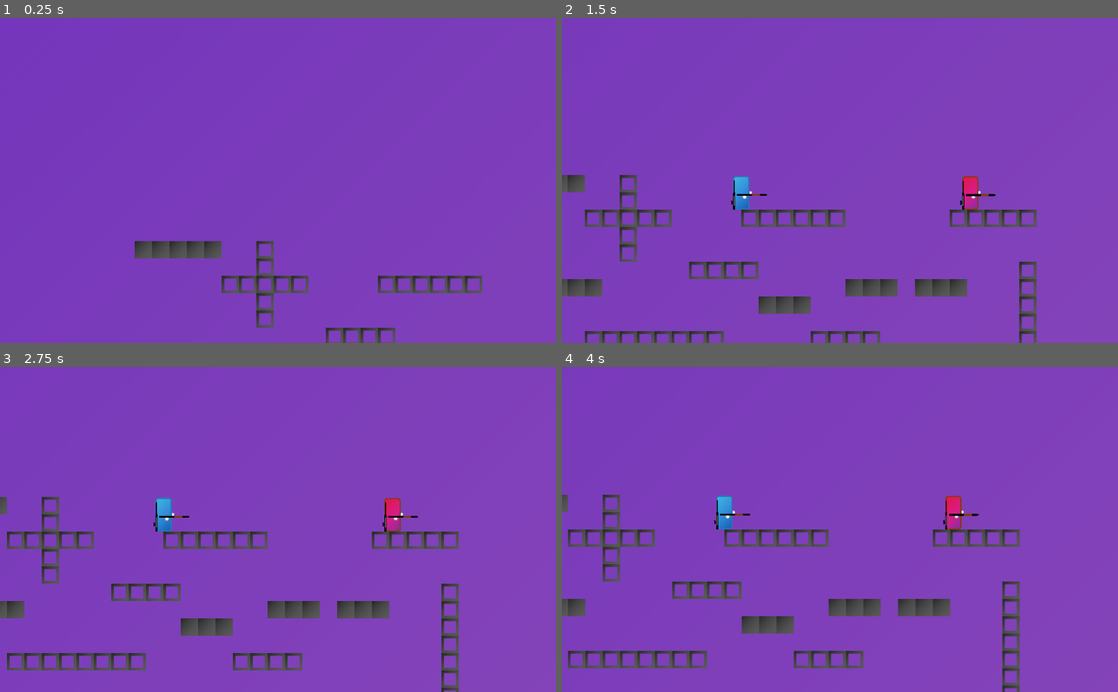
Above: before the commit, frames 1-4 (two rows, left to right).
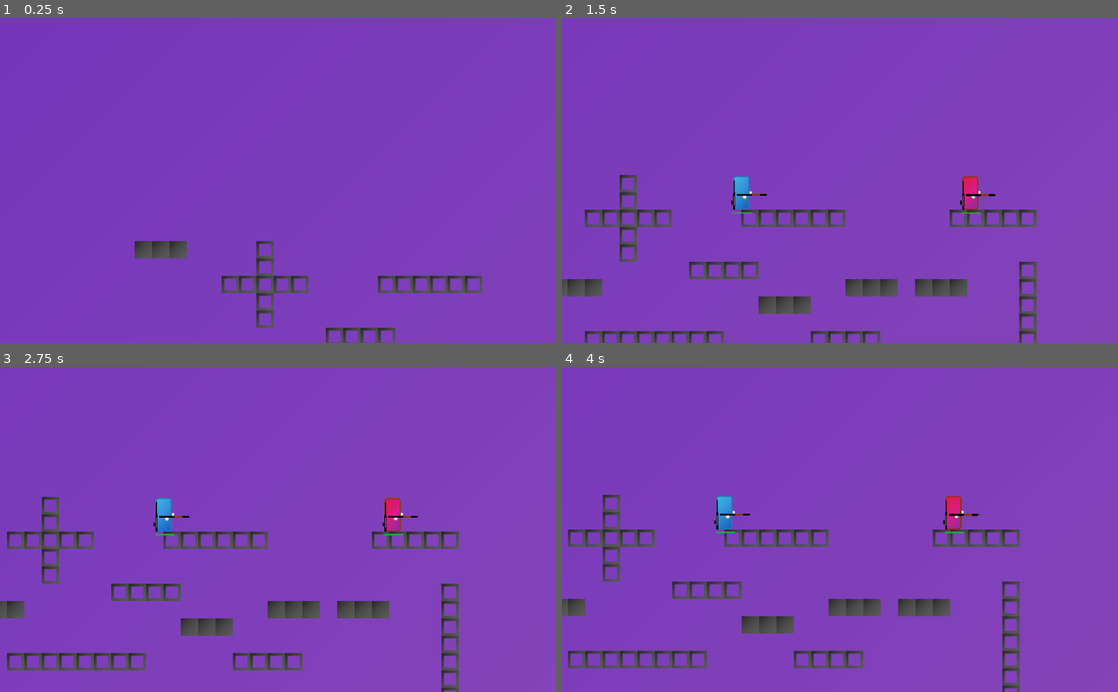
Above: after the commit, the same moments.

Repository: XanMarta/godot-game-battlefield
Game: Godot game, scene res://src/Game/PlayGround.tscn
Two runs of this game, one before a commit and one after it. Both use one fixed random seed, a clock stepped at 60 frames per second and the inputs below.
Inputs:
- Up to frame 1 (0.25 s): no input
- Up to frame 2 (1.5 s): no input
- Up to frame 3 (2.75 s): no input
- Up to frame 4 (4 s): no input

The runs differ from the first frame. In frame 1, 0.3% of the frame differs, in the area x 33-40%, y 68-75%; in frame 2, 0.3%; in frame 3, 0.1%; in frame 4, 0.1%.

Commit message:
Add Player health bar, Player dead animation

Diff:
--- a/src/Actor/Player.gd
+++ b/src/Actor/Player.gd
@@ -6,15 +6,20 @@
 export var max_fall = 900
 export var jump_power = 2
 export var type = "p1"
-export var recoil_force = 4.0
+export var recoil_force = 5.0
+
+export var health = 100 setget set_health
 
 
-onready var player = $Player
 var velocity = Vector2.ZERO
 var jump = jump_power
 var direct = 1.0
 var force = Vector2(0, 0)
 var is_alive = false
+
+onready var player = $Player
+onready var gun_hand = $Player/GunPosition/Gun_hand
+onready var gun_second = $Player/GunPosition/Gun_second
 
 
 func _ready():
@@ -75,49 +80,48 @@
 	if right:
 		$Player/sprite.flip_h = false
 		$Player/GunPosition.rotation = 0
-		$Player/GunPosition/Gun_second.rotation = -PI / 2
+		gun_second.rotation = -PI / 2
 		direct = 1.0
 	else:
 		$Player/sprite.flip_h = true
 		$Player/GunPosition.rotation = PI
-		$Player/GunPosition/Gun_second.rotation = PI / 2
+		gun_second.rotation = PI / 2
 		direct = -1.0
 
-	if $Player/GunPosition/Gun_hand.get_child_count() > 0:
-		$Player/GunPosition/Gun_hand.get_child(0).get_node("sprite").flip_v = true if direct == -1.0 else false
-	if $Player/GunPosition/Gun_second.get_child_count() > 0:
-		$Player/GunPosition/Gun_second.get_child(0).get_node("sprite").flip_v = true if direct == -1.0 else false
+	if gun_hand.get_child_count() > 0:
+		gun_hand.get_child(0).get_node("sprite").flip_v = true if direct == -1.0 else false
+	if gun_second.get_child_count() > 0:
+		gun_second.get_child(0).get_node("sprite").flip_v = true if direct == -1.0 else false
 
 
 func fire():
-	if $Player/GunPosition/Gun_hand.get_child_count() > 0:
-		var gun = $Player/GunPosition/Gun_hand.get_child(0)
+	if gun_hand.get_child_count() > 0:
+		var gun = gun_hand.get_child(0)
 		if gun.fire():
 			var bullet = gun.get_bullet().instance()
 			add_child(bullet)
 			bullet.global_position = gun.get_node("Fire_position").global_position
 			bullet.fire(direct, gun.damage)
-			print("Fire with direct: ", direct)
 			# Recoil
 			force += Vector2(-gun.recoil * direct, 0)
 
 func change():
-	var gun_hand = null
-	var gun_second = null
-	if $Player/GunPosition/Gun_hand.get_child_count() > 0:
-		gun_hand = $Player/GunPosition/Gun_hand.get_child(0)
-		$Player/GunPosition/Gun_hand.remove_child(gun_hand)
-	if $Player/GunPosition/Gun_second.get_child_count() > 0:
-		gun_second = $Player/GunPosition/Gun_second.get_child(0)
-		$Player/GunPosition/Gun_second.remove_child(gun_second)
-	if gun_hand != null:
-		$Player/GunPosition/Gun_second.add_child(gun_hand)
-	if gun_second != null:
-		$Player/GunPosition/Gun_hand.add_child(gun_second)
+	var old_gun_hand = null
+	var old_gun_second = null
+	if gun_hand.get_child_count() > 0:
+		old_gun_hand = gun_hand.get_child(0)
+		gun_hand.remove_child(old_gun_hand)
+	if gun_second.get_child_count() > 0:
+		old_gun_second = gun_second.get_child(0)
+		gun_second.remove_child(old_gun_second)
+	if old_gun_hand != null:
+		gun_second.add_child(old_gun_hand)
+	if old_gun_second != null:
+		gun_hand.add_child(old_gun_second)
 
 func drop():
-	if $Player/GunPosition/Gun_hand.get_child_count() > 0:
-		$Player/GunPosition/Gun_hand.get_child(0).queue_free()
+	if gun_hand.get_child_count() > 0:
+		gun_hand.get_child(0).queue_free()
 
 
 func spawn():
@@ -128,16 +132,34 @@
 	turn(true)
 	force = Vector2.ZERO
 	is_alive = true
+	self.health = 100
+	$AnimationPlayer.play("spawn")
 
 func _on_BulletDetect_body_entered(bullet):
-	bullet.queue_free()
 	$AnimationPlayer.stop(true)
 	$AnimationPlayer.play("hurt")
 	force += Vector2(bullet.damage * bullet.direction, 0)
+	self.health -= bullet.damage / 1000
+	print("health: ", health)
+	bullet.queue_free()
+	if health <= 0.0:
+		die()
+
+
+func die():
+	print("dead")
+	is_alive = false
+	$AnimationPlayer.play("dead")
+	$Player/BulletDetect.set_deferred("monitoring", false)
+	yield($AnimationPlayer, "animation_finished")
+	$Player/BulletDetect.set_deferred("monitoring", true)
+	spawn()
+
+
+func set_health(value):
+	health = value
+	$Player/HealthBar.value = health
 
 
 func _on_DeadzoneDetect_body_entered(body):
-	print("dead")
-	is_alive = false
-	yield(get_tree().create_timer(2.0), "timeout")
-	spawn()
+	die()
--- a/src/Actor/Player.tscn
+++ b/src/Actor/Player.tscn
@@ -1,9 +1,12 @@
-[gd_scene load_steps=9 format=2]
+[gd_scene load_steps=14 format=2]
 
 [ext_resource path="res://src/Actor/Player.gd" type="Script" id=1]
 [ext_resource path="res://src/Item/Gun_sniper.tscn" type="PackedScene" id=2]
 [ext_resource path="res://Assets/smoke_jump.png" type="Texture" id=3]
 [ext_resource path="res://src/Item/Gun.tscn" type="PackedScene" id=4]
+[ext_resource path="res://Assets/health_bar_red.png" type="Texture" id=5]
+[ext_resource path="res://Assets/health_bar_green.png" type="Texture" id=6]
+[ext_resource path="res://Assets/p1.png" type="Texture" id=7]
 
 [sub_resource type="RectangleShape2D" id=1]
 extents = Vector2( 17.1831, 31.0732 )
@@ -11,6 +14,58 @@
 [sub_resource type="Curve2D" id=2]
 _data = {
 "points": PoolVector2Array( 0, 0, 0, 0, 149.524, -633.83, 0, 0, 0, 0, 898.458, -629.683 )
+}
+
+[sub_resource type="Animation" id=5]
+resource_name = "dead"
+length = 2.0
+tracks/0/type = "value"
+tracks/0/path = NodePath("Player/GunPosition:modulate")
+tracks/0/interp = 1
+tracks/0/loop_wrap = true
+tracks/0/imported = false
+tracks/0/enabled = true
+tracks/0/keys = {
+"times": PoolRealArray( 0, 0.4 ),
+"transitions": PoolRealArray( 1, 1 ),
+"update": 0,
+"values": [ Color( 1, 1, 1, 1 ), Color( 1, 1, 1, 0 ) ]
+}
+tracks/1/type = "value"
+tracks/1/path = NodePath("Player/sprite:position")
+tracks/1/interp = 1
+tracks/1/loop_wrap = true
+tracks/1/imported = false
+tracks/1/enabled = true
+tracks/1/keys = {
+"times": PoolRealArray( 0, 0.3, 0.8 ),
+"transitions": PoolRealArray( 0.517632, 2.2974, 1 ),
+"update": 0,
+"values": [ Vector2( 0, -31.1928 ), Vector2( 0, -42.5657 ), Vector2( 0, -17.3818 ) ]
+}
+tracks/2/type = "value"
+tracks/2/path = NodePath("Player/sprite:rotation_degrees")
+tracks/2/interp = 1
+tracks/2/loop_wrap = true
+tracks/2/imported = false
+tracks/2/enabled = true
+tracks/2/keys = {
+"times": PoolRealArray( 0, 0.8 ),
+"transitions": PoolRealArray( 1, 1 ),
+"update": 0,
+"values": [ 0.0, -90.0 ]
+}
+tracks/3/type = "value"
+tracks/3/path = NodePath("Player/sprite:modulate")
+tracks/3/interp = 1
+tracks/3/loop_wrap = true
+tracks/3/imported = false
+tracks/3/enabled = true
+tracks/3/keys = {
+"times": PoolRealArray( 0, 0.8, 2 ),
+"transitions": PoolRealArray( 1, 1, 1 ),
+"update": 0,
+"values": [ Color( 1, 1, 1, 1 ), Color( 1, 1, 1, 1 ), Color( 1, 1, 1, 0 ) ]
 }
 
 [sub_resource type="Animation" id=3]
@@ -55,18 +110,71 @@
 "values": [ Color( 1, 1, 1, 1 ), Color( 1, 1, 1, 0 ) ]
 }
 
+[sub_resource type="Animation" id=6]
+resource_name = "spawn"
+length = 0.2
+tracks/0/type = "value"
+tracks/0/path = NodePath("Player/GunPosition:modulate")
+tracks/0/interp = 1
+tracks/0/loop_wrap = true
+tracks/0/imported = false
+tracks/0/enabled = true
+tracks/0/keys = {
+"times": PoolRealArray( 0 ),
+"transitions": PoolRealArray( 1 ),
+"update": 0,
+"values": [ Color( 1, 1, 1, 1 ) ]
+}
+tracks/1/type = "value"
+tracks/1/path = NodePath("Player/sprite:position")
+tracks/1/interp = 1
+tracks/1/loop_wrap = true
+tracks/1/imported = false
+tracks/1/enabled = true
+tracks/1/keys = {
+"times": PoolRealArray( 0 ),
+"transitions": PoolRealArray( 0.517632 ),
+"update": 0,
+"values": [ Vector2( 0, -31.1928 ) ]
+}
+tracks/2/type = "value"
+tracks/2/path = NodePath("Player/sprite:rotation_degrees")
+tracks/2/interp = 1
+tracks/2/loop_wrap = true
+tracks/2/imported = false
+tracks/2/enabled = true
+tracks/2/keys = {
+"times": PoolRealArray( 0 ),
+"transitions": PoolRealArray( 1 ),
+"update": 0,
+"values": [ 0.0 ]
+}
+tracks/3/type = "value"
+tracks/3/path = NodePath("Player/sprite:modulate")
+tracks/3/interp = 1
+tracks/3/loop_wrap = true
+tracks/3/imported = false
+tracks/3/enabled = true
+tracks/3/keys = {
+"times": PoolRealArray( 0 ),
+"transitions": PoolRealArray( 1 ),
+"update": 0,
+"values": [ Color( 1, 1, 1, 1 ) ]
+}
+
 [node name="Player" type="Node2D"]
 script = ExtResource( 1 )
 
 [node name="Player" type="KinematicBody2D" parent="."]
-position = Vector2( 228.216, 171.162 )
 collision_mask = 6
 
 [node name="sprite" type="Sprite" parent="Player"]
 position = Vector2( 0, -31.1928 )
 scale = Vector2( 0.25, 0.25 )
+texture = ExtResource( 7 )
 
 [node name="CollisionShape2D" type="CollisionShape2D" parent="Player"]
+visible = false
 position = Vector2( 0, -31.1928 )
 shape = SubResource( 1 )
 
@@ -85,6 +193,7 @@
 [node name="Gun_second" parent="Player/GunPosition/Gun_second" instance=ExtResource( 2 )]
 
 [node name="BulletDetect" type="Area2D" parent="Player"]
+visible = false
 collision_layer = 0
 collision_mask = 8
 
@@ -93,12 +202,28 @@
 shape = SubResource( 1 )
 
 [node name="DeadzoneDetect" type="Area2D" parent="Player"]
+visible = false
 collision_layer = 0
 collision_mask = 16
 
 [node name="CollisionShape2D3" type="CollisionShape2D" parent="Player/DeadzoneDetect"]
 position = Vector2( 0, -31.1928 )
 shape = SubResource( 1 )
+
+[node name="HealthBar" type="TextureProgress" parent="Player"]
+anchor_left = 0.5
+anchor_right = 0.5
+margin_left = -17.6698
+margin_top = 4.1009
+margin_right = 304.33
+margin_bottom = 26.1009
+rect_scale = Vector2( 0.11, 0.2 )
+value = 100.0
+texture_under = ExtResource( 5 )
+texture_progress = ExtResource( 6 )
+__meta__ = {
+"_edit_use_anchors_": false
+}
 
 [node name="smoke_jump" type="Sprite" parent="."]
 modulate = Color( 1, 1, 1, 0 )
@@ -114,7 +239,9 @@
 rotation = 0.00557394
 
 [node name="AnimationPlayer" type="AnimationPlayer" parent="."]
+anims/dead = SubResource( 5 )
 anims/hurt = SubResource( 3 )
 anims/jump = SubResource( 4 )
+anims/spawn = SubResource( 6 )
 [connection signal="body_entered" from="Player/BulletDetect" to="." method="_on_BulletDetect_body_entered"]
 [connection signal="body_entered" from="Player/DeadzoneDetect" to="." method="_on_DeadzoneDetect_body_entered"]
--- a/src/Item/Gun.gd
+++ b/src/Item/Gun.gd
@@ -3,11 +3,15 @@
 
 export (PackedScene) var bullet
 export var recoil = 200
-export var damage = 500
+export var damage = 1000
+export var fire_wait = 0.15
+
 
 var velocity = Vector2.ZERO
 var is_firing = true
 
+func _ready():
+	$Fire_rate.wait_time = fire_wait
 
 
 func get_bullet() -> PackedScene:
--- a/src/Item/Gun_sniper.gd
+++ b/src/Item/Gun_sniper.gd
@@ -1,12 +1,17 @@
 extends Node2D
 
+
 export (PackedScene) var bullet
-export var recoil = 1000
-export var damage = 10000
+export var recoil = 5000
+export var damage = 20000
+export var fire_wait = 1.5
+
 
 var velocity = Vector2.ZERO
 var is_firing = true
 
+func _ready():
+	$Fire_rate.wait_time = fire_wait
 
 
 func get_bullet() -> PackedScene:
--- a/src/Map/Map1.tscn
+++ b/src/Map/Map1.tscn
@@ -55,7 +55,7 @@
 collision_layer = 4
 collision_mask = 0
 format = 1
-tile_data = PoolIntArray( 65550, 0, 0, 65551, 0, 0, 65552, 0 …(135 unchanged characters)… , 2, 0, 393217, 2, 0, 393218, 2, 0, 393219, 2, 0, 393220, 2, 0, 393228, 0, 0, 393229, 0, 0, 393230, 0, 0, 39 …(704 unchanged characters)…
+tile_data = PoolIntArray( 65550, 0, 0, 65551, 0, 0, 65552, 0 …(135 unchanged characters)… , 2, 0, 393217, 2, 0, 393218, 2, 0, 393228, 0, 0, 393229, 0, 0, 393230, 0, 0, 39 …(704 unchanged characters)…
 
 [node name="Block" type="TileMap" parent="."]
 tile_set = SubResource( 4 )
Binary file added: Assets/health_bar_green.png
Not shown, added: Assets/health_bar_green.png.import
Binary file added: Assets/health_bar_red.png
Not shown, added: Assets/health_bar_red.png.import
